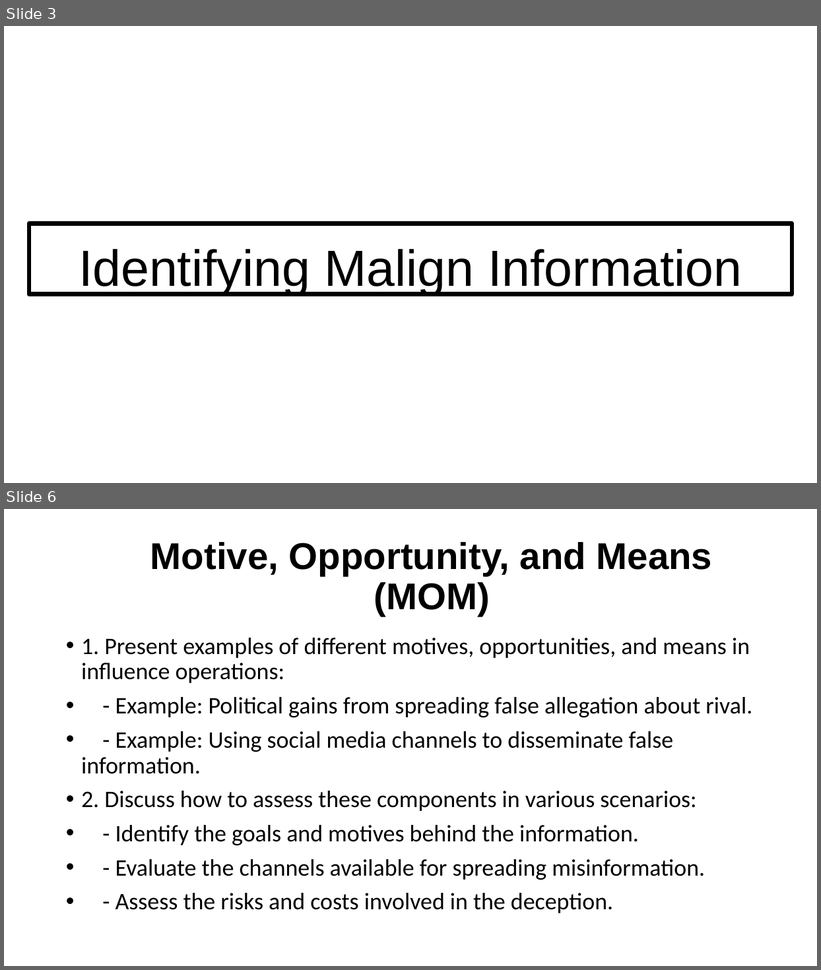
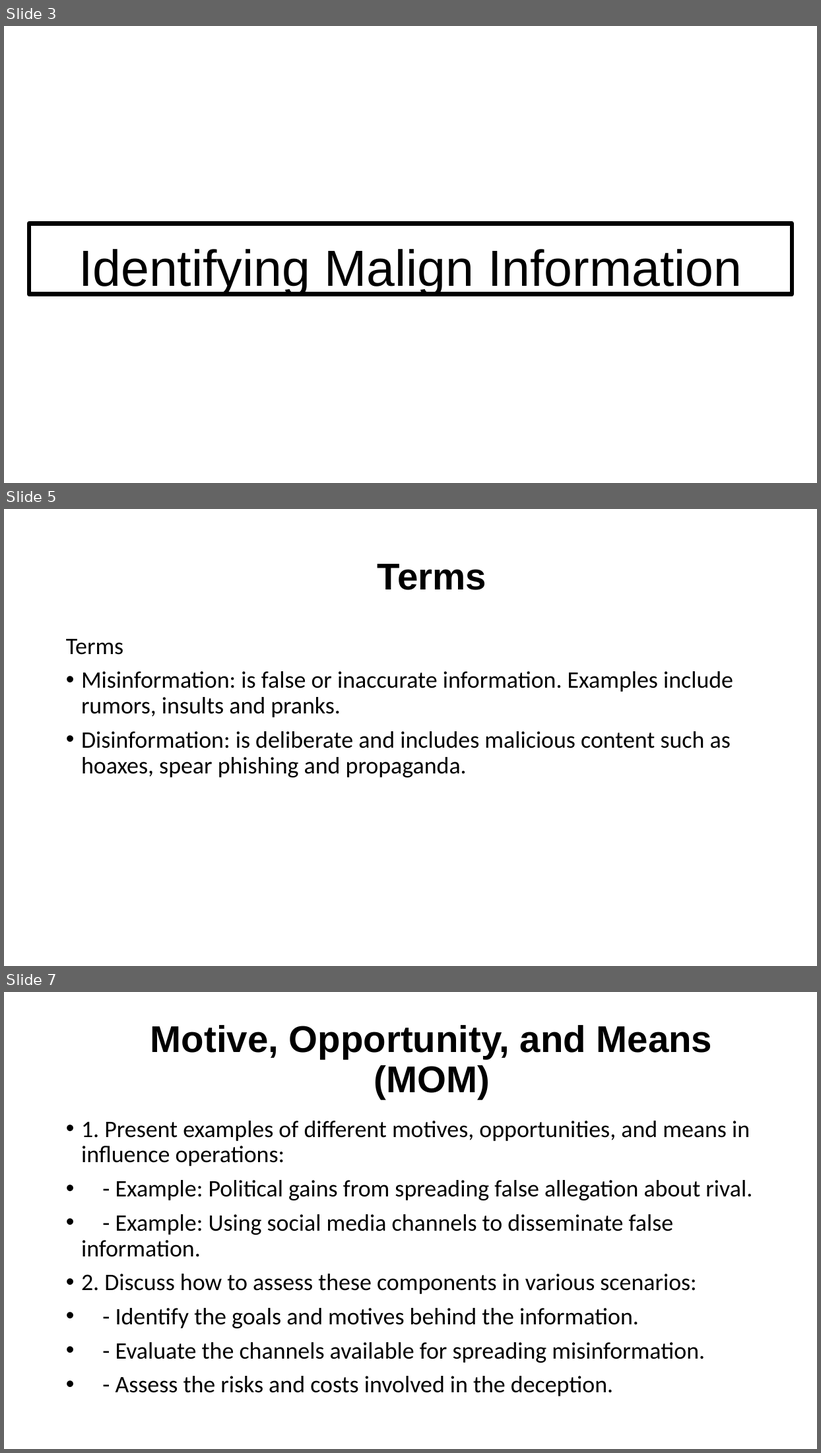
Before and after one commit to irregularchat/Counter_Malign_Information_Training, a slide deck: Counter_Malign_Information/4-Implement-For_Instructors/Lesson_Plans/Lesson_05-Identify_Malign_Information/Audio_Visual-Identify_Misinformation/Instructor-Lesson_Slide-Identify_Misinformation.pptx. Shown one above the other, each under a label of ours: slides 3 and 6 before the commit, slides 3, 5 and 7 after it; the slides between them are not shown. The pictures are 821x970 and 821x1453 pixels, drawn with LibreOffice and Linux fonts; fonts in the diff are those of the drawing. Boxes give left, top, right and bottom in pixels: in the first picture for what was removed or moved away, otherwise in the second. Text is boxed around its words. In the diff, an @@ line names an element or a change of style, - is before the commit and + after.

```diff
--- a/Counter_Malign_Information/4-Implement-For_Instructors/Lesson_Plans/Lesson_05-Identify_Malign_Information/Audio_Visual-Identify_Misinformation/Instructor-Lesson_Slide-Identify_Misinformation.pptx
+++ b/Counter_Malign_Information/4-Implement-For_Instructors/Lesson_Plans/Lesson_05-Identify_Malign_Information/Audio_Visual-Identify_Misinformation/Instructor-Lesson_Slide-Identify_Misinformation.pptx
@@ slide 5 added at [4,509,817,966], background #FFFFFF @@
@@ title added at [378,564,486,590], 44 pt, text #000000, bold @@
+Terms
@@ text added at [66,639,733,778], 28 pt, text #000000 @@
+Terms
+• Misinformation: is false or inaccurate information. Examples include rumors, insults and pranks.
+• Disinformation: is deliberate and includes malicious content such as hoaxes, spear phishing and propaganda.
@@ what was slide 6 is now slide 7 @@
```
Also in this commit, not shown: 2 slides changed, 3 other files.
